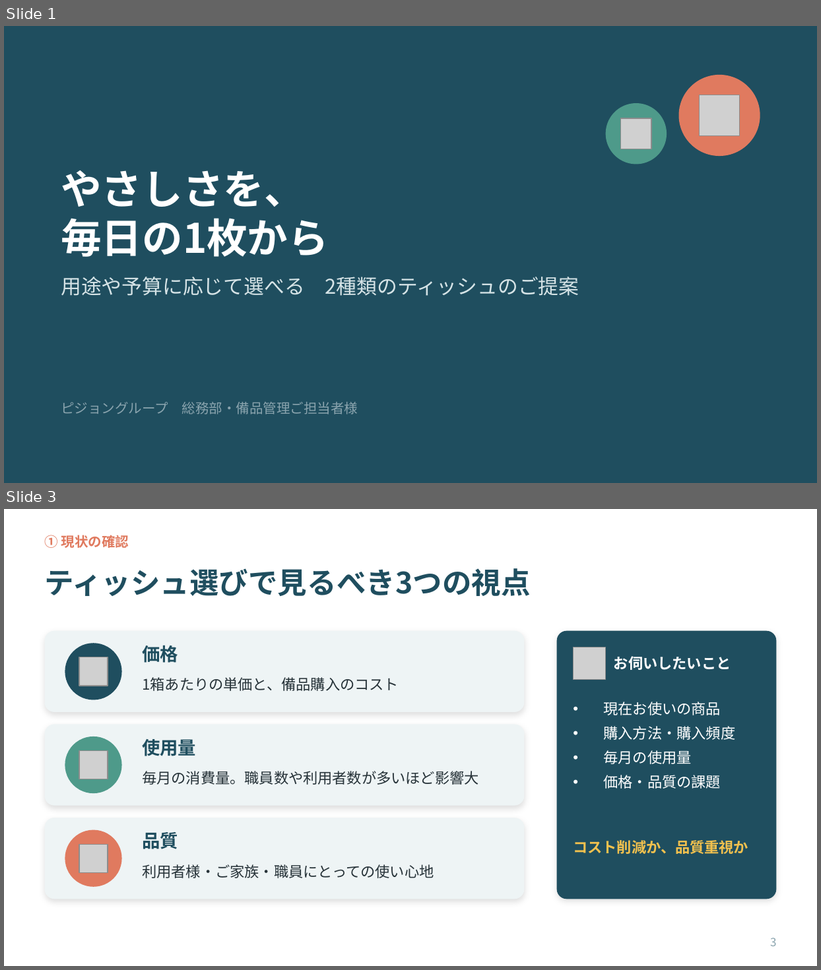
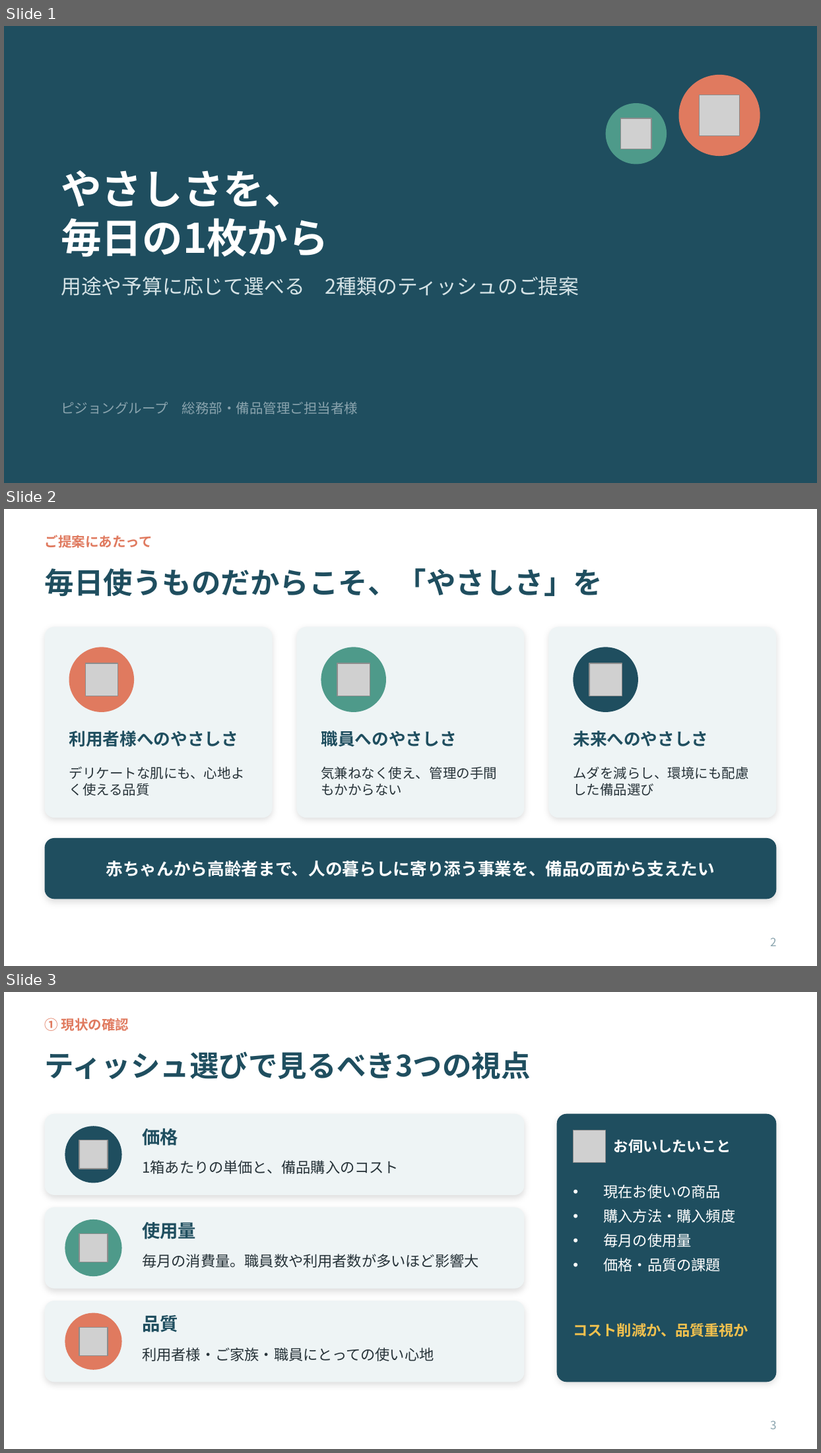
Before and after one commit to ha19870907-a11y/turbo-disco, a slide deck: tissue_sales_roleplay.pptx. Shown one above the other, each under a label of ours: slides 1 and 3 before the commit, slides 1, 2 and 3 after it; the slides between them are not shown. The pictures are 821x970 and 821x1453 pixels, drawn with LibreOffice and Linux fonts; fonts in the diff are those of the drawing; grey boxes stand for pictures. Boxes give left, top, right and bottom in pixels: in the first picture for what was removed or moved away, otherwise in the second. Text is boxed around its words. In the diff, an @@ line names an element or a change of style, - is before the commit and + after.

```diff
--- a/tissue_sales_roleplay.pptx
+++ b/tissue_sales_roleplay.pptx
@@ slide 2 added at box(4, 509, 817, 966), background #FFFFFF @@
@@ text added at box(45, 535, 152, 548), 12 pt, text #E07A5F, bold @@
+ご提案にあたって
@@ title added at box(45, 568, 603, 596), 26 pt, text #1F4E5F, bold @@
+毎日使うものだからこそ、「やさしさ」を
@@ rounded rectangle added at box(45, 627, 273, 818), fill #EEF4F5 @@
@@ rounded rectangle added at box(297, 627, 524, 818), fill #EEF4F5 @@
@@ rounded rectangle added at box(548, 627, 776, 818), fill #EEF4F5 @@
@@ ellipse added at box(69, 647, 134, 712), fill #E07A5F @@
@@ ellipse added at box(321, 647, 386, 712), fill #4E9A8A @@
@@ ellipse added at box(573, 647, 638, 712), fill #1F4E5F @@
@@ picture added at box(85, 663, 118, 696) @@
@@ picture added at box(337, 663, 370, 696) @@
@@ picture added at box(589, 663, 622, 696) @@
@@ text added at box(69, 731, 239, 747), 15 pt, text #1F4E5F, bold @@
+利用者様へのやさしさ
@@ text added at box(321, 731, 456, 747), 15 pt, text #1F4E5F, bold @@
+職員へのやさしさ
@@ text added at box(573, 731, 708, 747), 15 pt, text #1F4E5F, bold @@
+未来へのやさしさ
@@ text added at box(69, 766, 245, 796), 12 pt, text #263238 @@
+デリケートな肌にも、心地よく使える品質
@@ text added at box(321, 767, 497, 795), 12 pt, text #263238 @@
+気兼ねなく使え、管理の手間もかからない
@@ text added at box(573, 767, 749, 796), 12 pt, text #263238 @@
+ムダを減らし、環境にも配慮した備品選び
@@ rounded rectangle added at box(45, 838, 776, 899), fill #1F4E5F @@
@@ text added at box(106, 861, 715, 877), 15 pt, text #FFFFFF, bold @@
+赤ちゃんから高齢者まで、人の暮らしに寄り添う事業を、備品の面から支えたい
@@ page number added at box(770, 938, 777, 947), 10 pt, text #8AA4AE @@
+2
```
Also in this commit, not shown: 1 slide changed, 1 slide removed.
